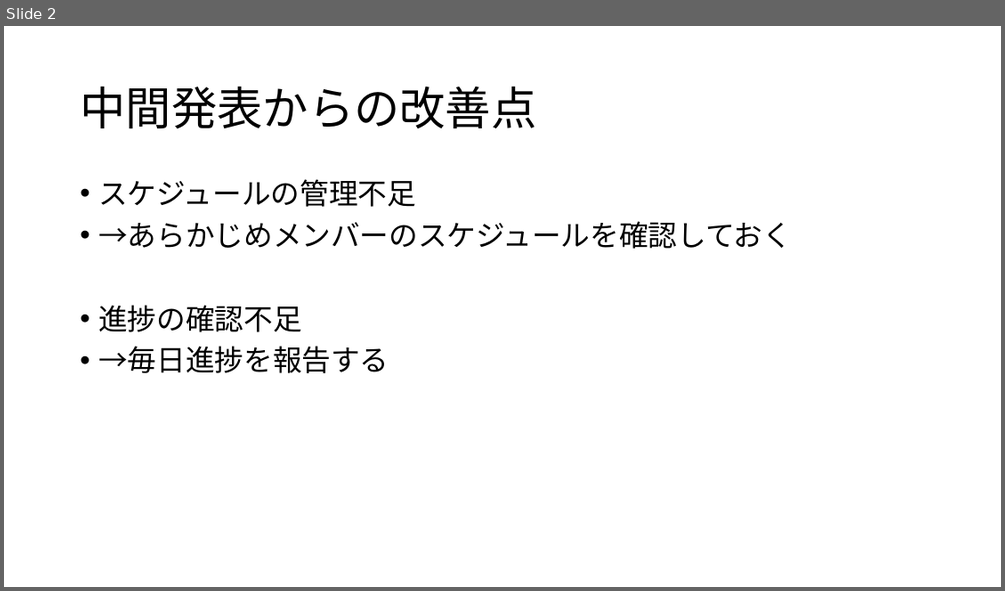
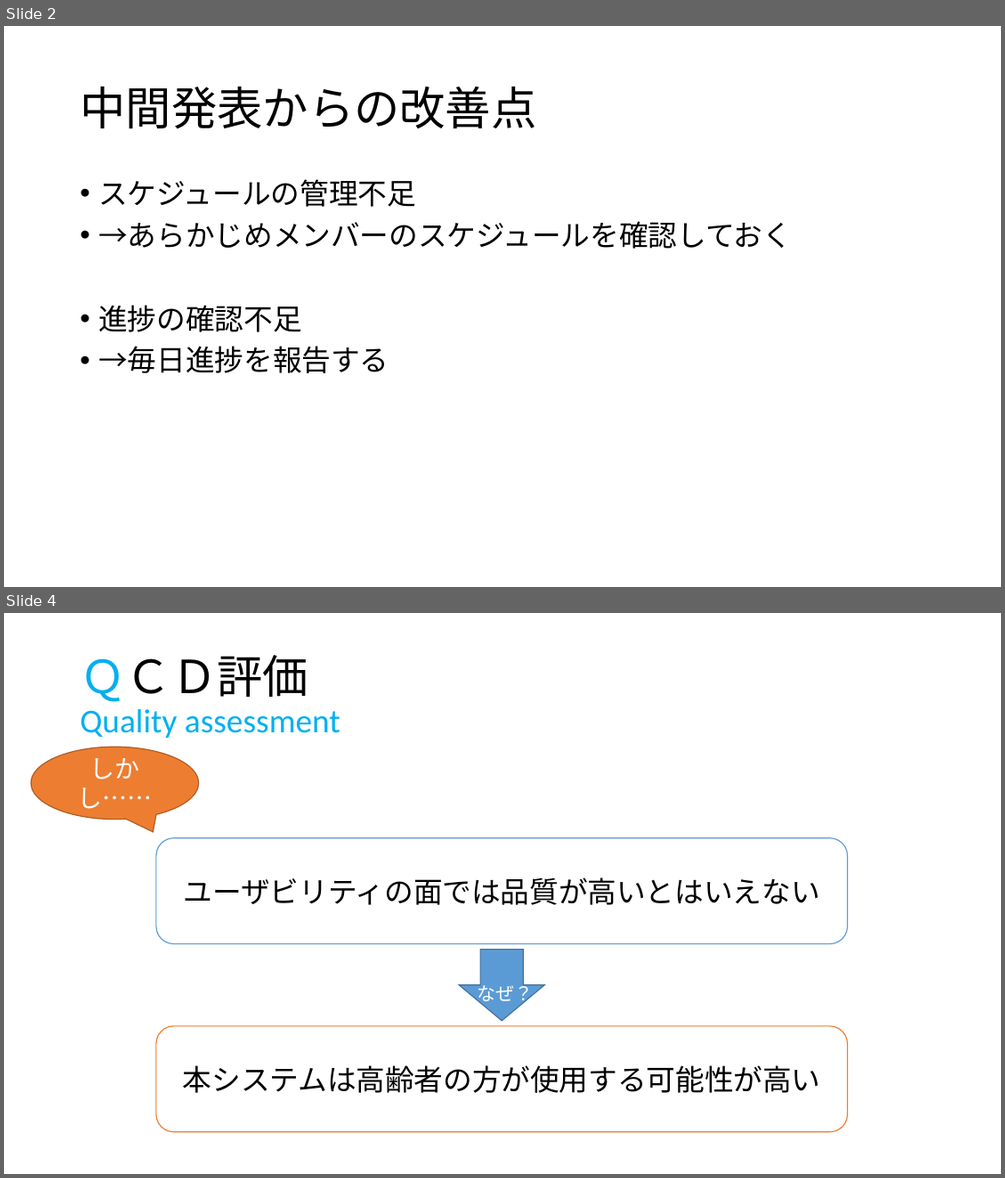
Before and after one commit to IzumiYuuta/PMyabukikenC, a slide deck: 最終発表.pptx. Shown one above the other, each under a label of ours: slide 2 before the commit, slides 2 and 4 after it; the slides between them are not shown. The pictures are 1005x591 and 1005x1178 pixels, drawn with LibreOffice and Linux fonts; fonts in the diff are those of the drawing. Boxes give left, top, right and bottom in pixels: in the first picture for what was removed or moved away, otherwise in the second. Text is boxed around its words. In the diff, an @@ line names an element or a change of style, - is before the commit and + after.

```diff
--- a/最終発表.pptx
+++ b/最終発表.pptx
@@ slide 4 added at <box>4,613,1001,1174</box>, background #FFFFFF @@
@@ title added at <box>80,655,340,738</box>, 32 pt, text #00B0F0 @@
+ＱＣＤ評価
+Quality assessment
@@ speech bubble added at <box>31,747,198,819</box>, fill #ED7D31, outline #AF5C24 1 pt, 24 pt, text #FFFFFF @@
+しかし……
@@ rounded rectangle added at <box>156,838,848,943</box>, fill #FFFFFF, outline #5B9BD5 1 pt, 28 pt, text #000000 @@
+ユーザビリティの面では品質が高いとはいえない
@@ down arrow added at <box>460,949,544,1021</box>, fill #5B9BD5, outline #43739E 1 pt @@
@@ text added at <box>477,981,533,1005</box>, 18 pt, text #FFFFFF @@
+なぜ？
@@ rounded rectangle added at <box>156,1026,848,1131</box>, fill #FFFFFF, outline #ED7D31 1 pt, 28 pt, text #000000 @@
+本システムは高齢者の方が使用する可能性が高い
```
Also in this commit, not shown: 2 other slides added, 1 slide removed.
